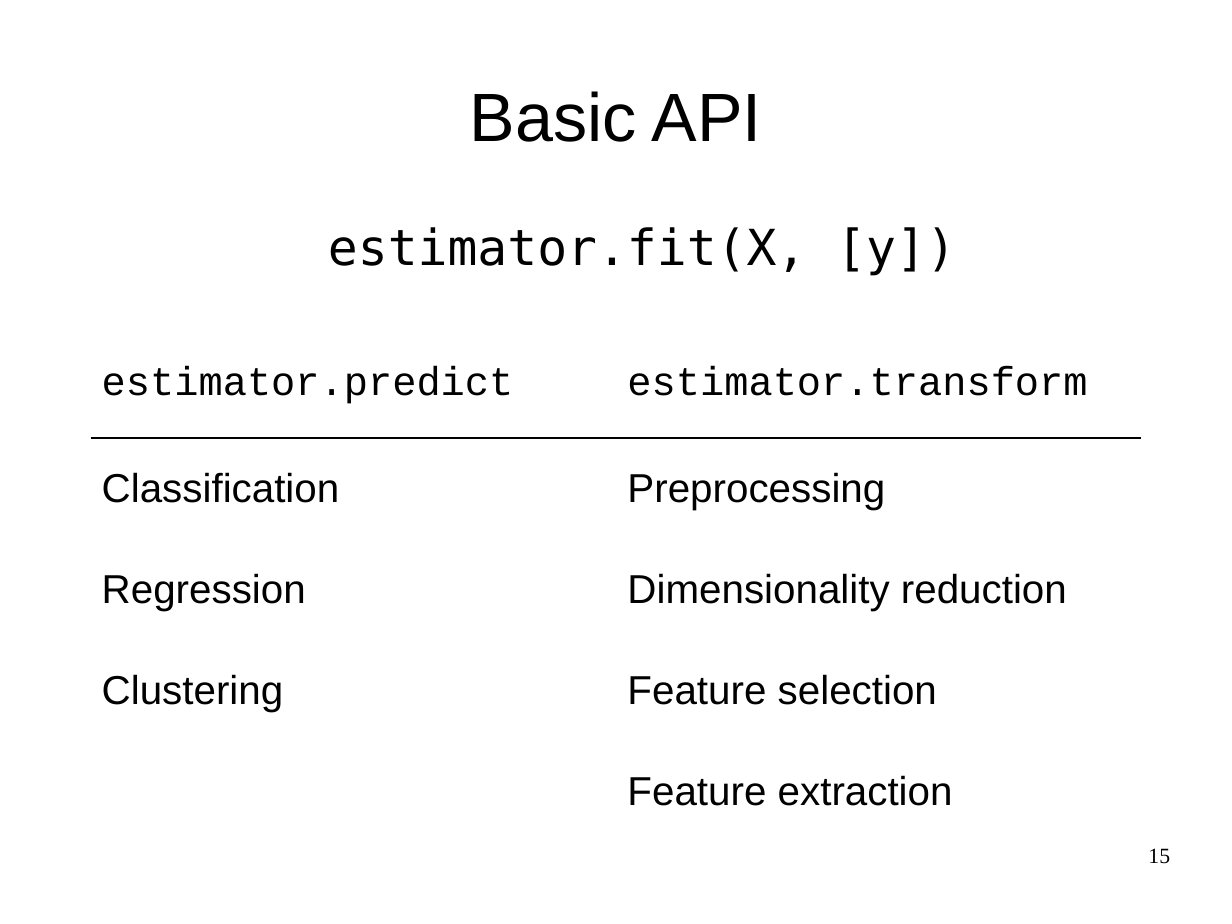
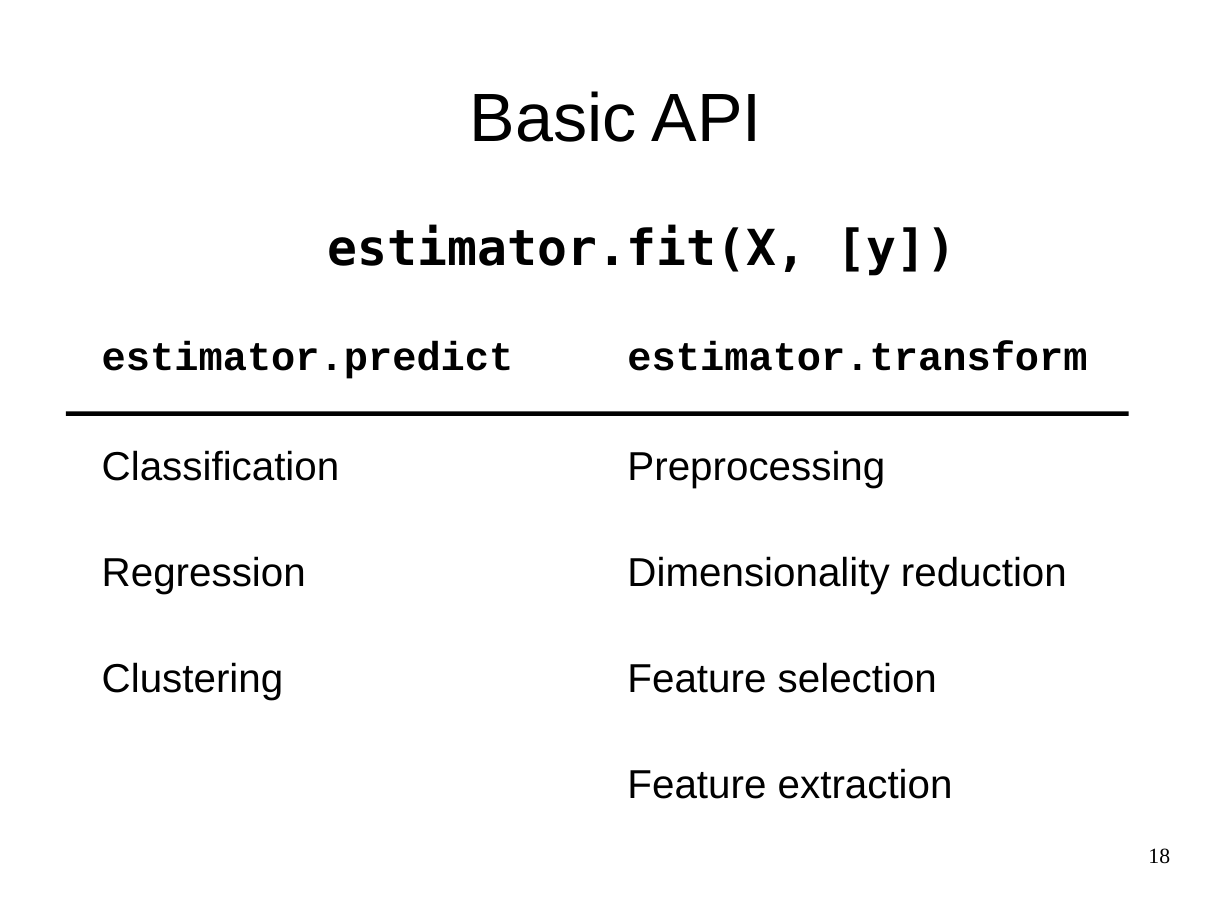
Before and after one commit to amueller/odscon-sf-2015, a slide deck: slide 18 of machine-learning-with-scikit-learn-odscon-SF-2015.odp (slide 15 before the commit). Drawn at 1232x924 pixels with LibreOffice and Linux fonts; fonts in the diff are those of the drawing. Boxes give left, top, right and bottom in pixels: in the first picture for what was removed or moved away, otherwise in the second. Text is boxed around its words. In the diff, an @@ line names an element or a change of style, - is before the commit and + after.

```diff
--- a/machine-learning-with-scikit-learn-odscon-SF-2015.odp
+++ b/machine-learning-with-scikit-learn-odscon-SF-2015.odp
@@ text "estimator.fit(X, [y])" at bbox=[328, 225, 956, 276]: bold on @@
@@ table at bbox=[91, 331, 1140, 862] @@
@@ fill none to #FFFFFF in 7 cells @@
@@ bold on in "estimator.predict", "estimator.transform" @@
@@ borders changed @@
@@ line added from (66, 414) to (1129, 414), #000000 2.89 pt @@
@@ page number at bbox=[1148, 848, 1170, 864]: text changed @@
-15
+18
```
Also in this commit, not shown: 6 other slides changed, 16 slides added, 17 slides removed, 1 other file.
